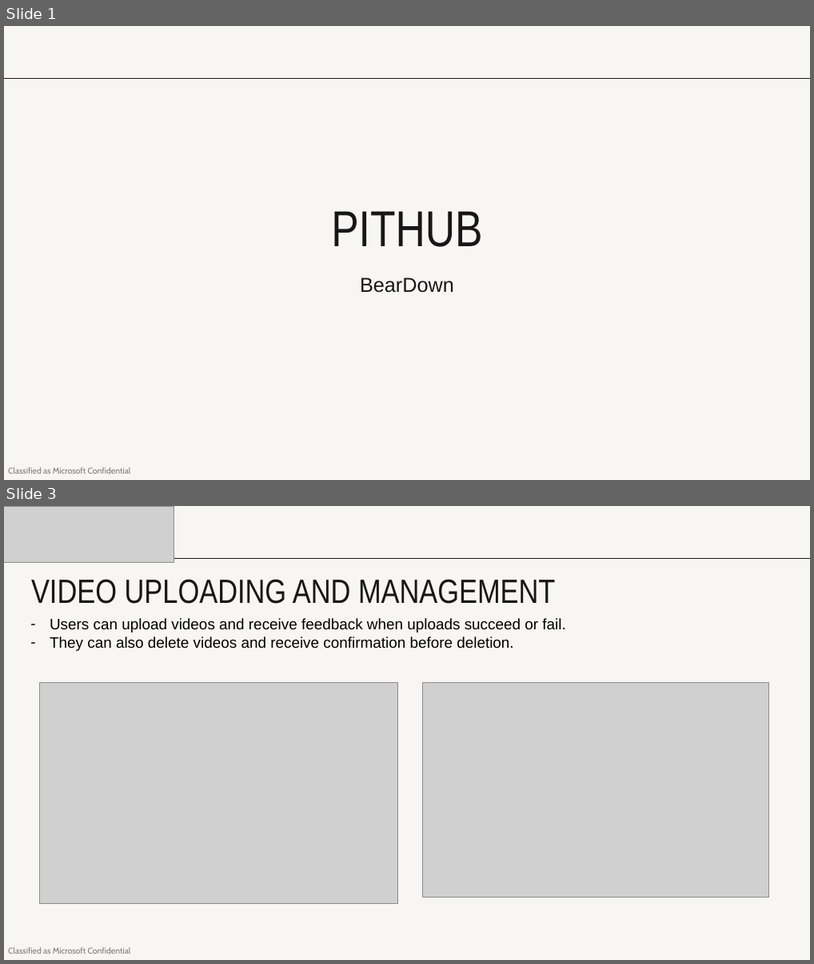
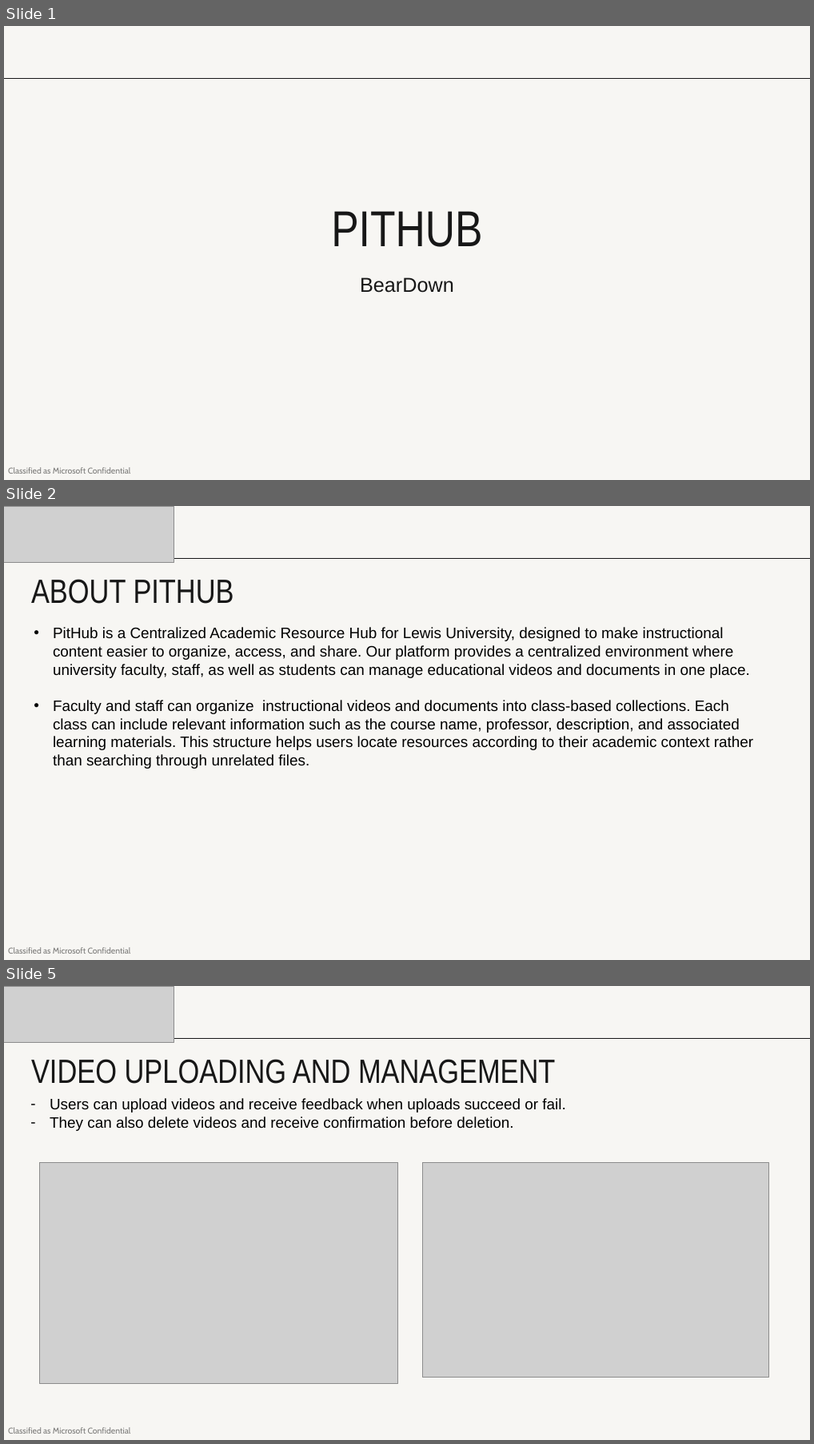
Before and after one commit to Bear-Down/pithub, a slide deck: backlogs/Pithub Recruitment Presentation.pptx. Shown one above the other, each under a label of ours: slides 1 and 3 before the commit, slides 1, 2 and 5 after it; the slides between them are not shown. The pictures are 814x964 and 814x1444 pixels, drawn with LibreOffice and Linux fonts; fonts in the diff are those of the drawing; grey boxes stand for pictures. Boxes give left, top, right and bottom in pixels: in the first picture for what was removed or moved away, otherwise in the second. Text is boxed around its words. In the diff, an @@ line names an element or a change of style, - is before the commit and + after.

```diff
--- a/backlogs/Pithub Recruitment Presentation.pptx
+++ b/backlogs/Pithub Recruitment Presentation.pptx
@@ slide 2 added at bbox=[4, 506, 810, 960], background #F7F6F3; not listed: 2 template elements that a slide beside it also shows @@
@@ picture added at bbox=[4, 506, 174, 562] @@
@@ title added at bbox=[31, 579, 234, 604], 40 pt, text #171717 @@
+ABOUT PITHUB
@@ text added at bbox=[53, 627, 754, 768], 18 pt, text #000000 @@
+• PitHub is a Centralized Academic Resource Hub for Lewis University, designed to make instructional content easier to organize, access, and share. Our platform provides a centralized environment where university faculty, staff, as well as students can manage educational videos and documents in one place.
+• Faculty and staff can organize instructional videos and documents into class-based collections. Each class can include relevant information such as the course name, professor, description, and associated learning materials. This structure helps users locate resources according to their academic context rather than searching through unrelated files.
@@ what was slide 3 is now slide 5 @@
```
Also in this commit, not shown: 1 slide changed, 1 other slide added.
